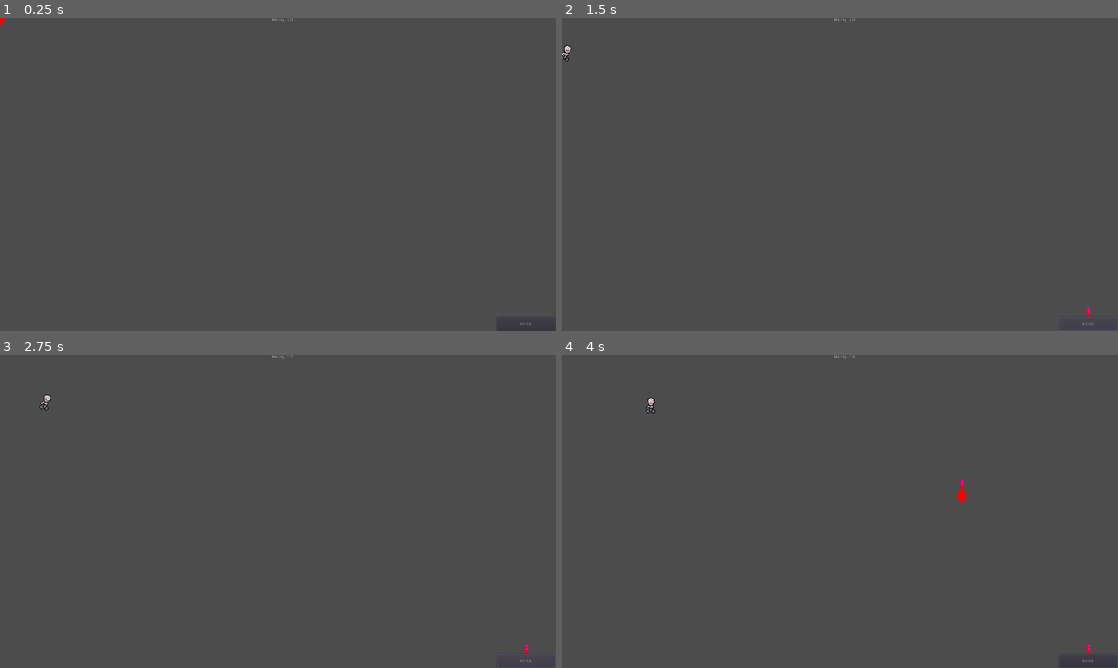
Above: before the commit, frames 1-4 (two rows, left to right).
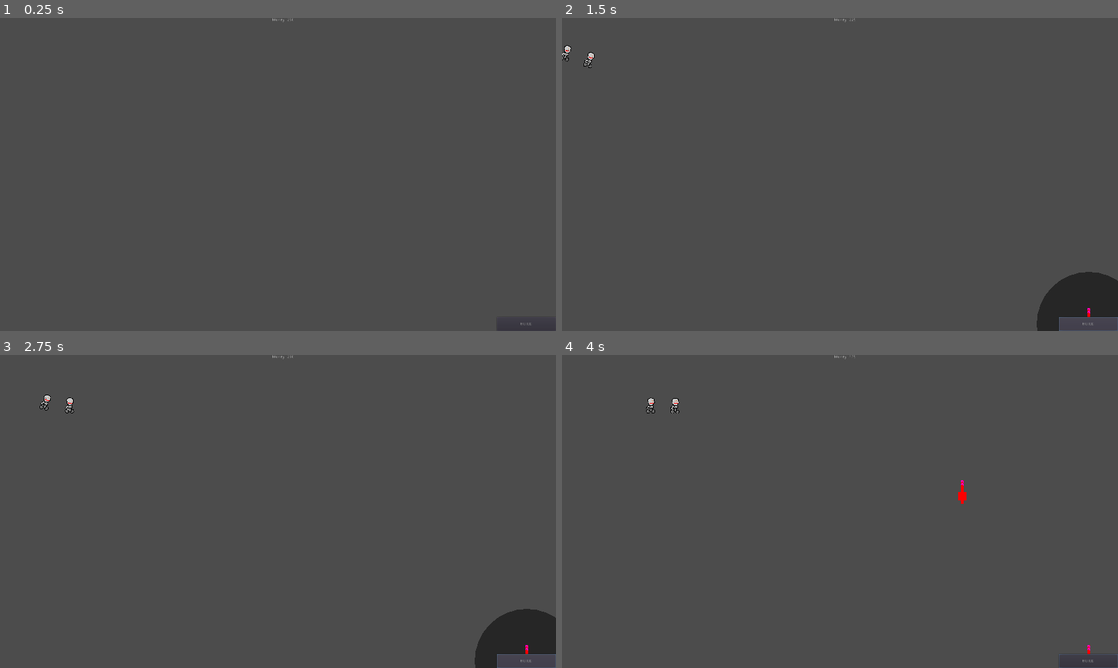
Above: after the commit, the same moments.

Repository: UnderVanCo-Op/Converyor-Defense
Game: Godot game, scene res://Levels/ATests/Andr.tscn
Same seed, same stepped clock (60 frames per second), same inputs: the game is played once before the commit and once after it. Before the commit the project starts from res://Levels/ATest/Test.tscn.
Inputs (mouse positions are in pixels of both pictures, inside the frame that each line leads up to):
- Up to frame 1 (0.25 s): no input
- Up to frame 2 (1.5 s): click "BUILD" at 0.5 s; click "BUILD" at 1.25 s
- Up to frame 3 (2.75 s): click "BUILD" at 2 s
- Up to frame 4 (4 s): move the mouse to (962, 495) at 2.77 s; click (962, 495) at 2.85 s; move the mouse to (728, 527) at 3.52 s; click (728, 527) at 3.6 s

The runs differ from the first frame. In frame 1, less than 0.1% of the frame differs, in the area x 0-1%, y 0-3%; in frame 2, 1.9%; in frame 3, 1.9%, in the area x 11-100%, y 0-100%; in frame 4, less than 0.1%.

Commit message:
Separated tests, canon changes

Diff:
--- a/Levels/ATest/Test.tscn
+++ /dev/null
@@ -1,28 +0,0 @@
-[gd_scene load_steps=6 format=2]
-
-[ext_resource path="res://Objects/Cannons/Cannon.tscn" type="PackedScene" id=1]
-[ext_resource path="res://UI/GUI.tscn" type="PackedScene" id=2]
-[ext_resource path="res://Objects/Enemies/Enemy.tscn" type="PackedScene" id=3]
-[ext_resource path="res://Game Files/GameManager.tscn" type="PackedScene" id=4]
-
-[sub_resource type="Curve2D" id=1]
-_data = {
-"points": PoolVector2Array( 0, 0, 0, 0, -159, 33, 0, 0, 0, 0, 195, 137, 0, 0, 0, 0, 480, 139, 0, 0, 0, 0, 618, 229, 0, 0, 0, 0, 1297, 211, 0, 0, 0, 0, 1368, 299, 0, 0, 0, 0, 1458, 291, 0, 0, 0, 0, 1975, 296 )
-}
-
-[node name="Test" type="Node2D"]
-
-[node name="GameManager" parent="." instance=ExtResource( 4 )]
-
-[node name="Path2D" type="Path2D" parent="."]
-position = Vector2( 0, 37 )
-curve = SubResource( 1 )
-
-[node name="Enemy" parent="Path2D" instance=ExtResource( 3 )]
-position = Vector2( -159, 33 )
-rotation = 0.285746
-
-[node name="Cannon" parent="." instance=ExtResource( 1 )]
-position = Vector2( 572, 337 )
-
-[node name="GUI" parent="." instance=ExtResource( 2 )]
--- /dev/null
+++ b/Levels/ATests/Andr.tscn
@@ -0,0 +1,29 @@
+[gd_scene load_steps=5 format=2]
+
+[ext_resource path="res://Game Files/GameManager.tscn" type="PackedScene" id=1]
+[ext_resource path="res://Objects/Enemies/Enemy.tscn" type="PackedScene" id=2]
+[ext_resource path="res://UI/GUI.tscn" type="PackedScene" id=3]
+
+[sub_resource type="Curve2D" id=1]
+_data = {
+"points": PoolVector2Array( 0, 0, 0, 0, -159, 33, 0, 0, 0, 0, 195, 137, 0, 0, 0, 0, 480, 139, 0, 0, 0, 0, 618, 229, 0, 0, 0, 0, 1297, 211, 0, 0, 0, 0, 1368, 299, 0, 0, 0, 0, 1458, 291, 0, 0, 0, 0, 1479.72, 289.702, 0, 0, 0, 0, 1975, 296 )
+}
+
+[node name="Main" type="Node2D"]
+
+[node name="GameManager" parent="." instance=ExtResource( 1 )]
+
+[node name="Path2D" type="Path2D" parent="."]
+position = Vector2( 0, 37 )
+curve = SubResource( 1 )
+
+[node name="Enemy" parent="Path2D" instance=ExtResource( 2 )]
+position = Vector2( -78.4071, 56.677 )
+rotation = 0.285746
+offset = 83.98
+
+[node name="Enemy2" parent="Path2D" instance=ExtResource( 2 )]
+position = Vector2( -159, 33 )
+rotation = 0.285746
+
+[node name="GUI" parent="." instance=ExtResource( 3 )]
--- /dev/null
+++ b/Levels/ATests/Antony.tscn
@@ -0,0 +1,3 @@
+[gd_scene format=2]
+
+[node name="Antony" type="Node2D"]
--- /dev/null
+++ b/Levels/ATests/Vanya.tscn
@@ -0,0 +1,3 @@
+[gd_scene format=2]
+
+[node name="Vanya" type="Node2D"]
--- a/Objects/Cannons/Cannon.gd
+++ b/Objects/Cannons/Cannon.gd
@@ -5,6 +5,7 @@
 var building = true
 var enemies = []
 var cur_enemy
+var is_drawing = true
 
 # Called when the node enters the scene tree for the first time.
 func _ready():
@@ -12,6 +13,8 @@
 
 func _physics_process(delta: float) -> void:
 	if not building:
+		is_drawing = false
+		update()
 		# рескан противников
 		if enemies:
 			#print("enemies not null")
@@ -38,11 +41,15 @@
 			enemies.erase(area)
 			print("enemy exited")
 
+func _draw():
+	if is_drawing:
+		var col = Color(0, 0, 0, 0.5)
+		draw_circle (Vector2.ZERO, 180, col)
 
 func _on_ReloadTimer_timeout() -> void:
 	if not building:
 		if cur_enemy and enemies:
-			print("reloaded")
+			#print("reloaded")
 			var b = bullet.instance()
 			b.global_position = $DuloSprite/Position2D.global_position
 			b.target = cur_enemy
--- a/project.godot
+++ b/project.godot
@@ -11,7 +11,7 @@
 [application]
 
 config/name="Conveyor Defense"
-run/main_scene="res://Levels/ATest/Test.tscn"
+run/main_scene="res://Levels/ATests/Andr.tscn"
 config/icon="res://icon.png"
 
 [autoload]
